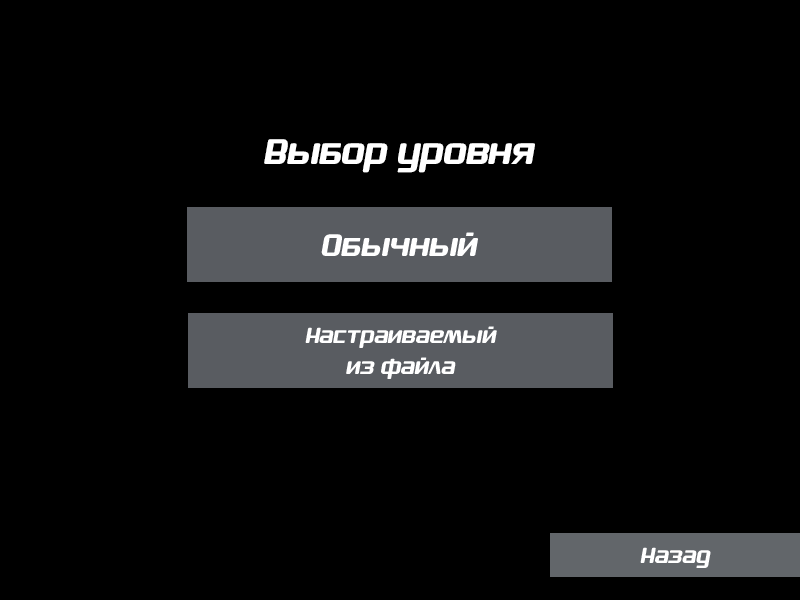
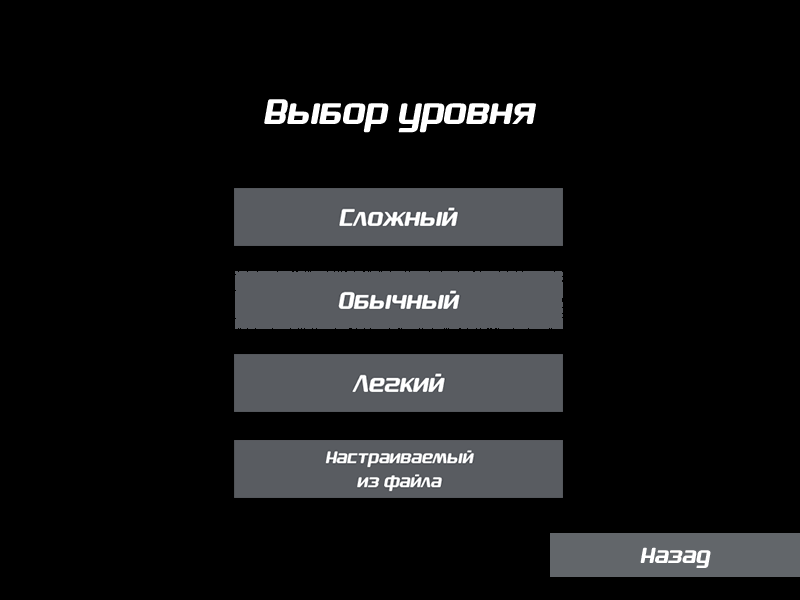
Layer changes from the first 800 × 600 image to the second:
"Обычный уровень": blend normal → dissolve, painted on it over (187, 207, 612, 329)
added layer "Сложный" above "Легкий" over (234, 188, 563, 246)
added layer "Легкий" above "Настраиваемый уровень из файла" over (234, 354, 563, 412)
painted on "Настраиваемый уровень из файла" over (188, 313, 613, 498)
painted on "Выбор уровня" over (264, 99, 536, 173)
